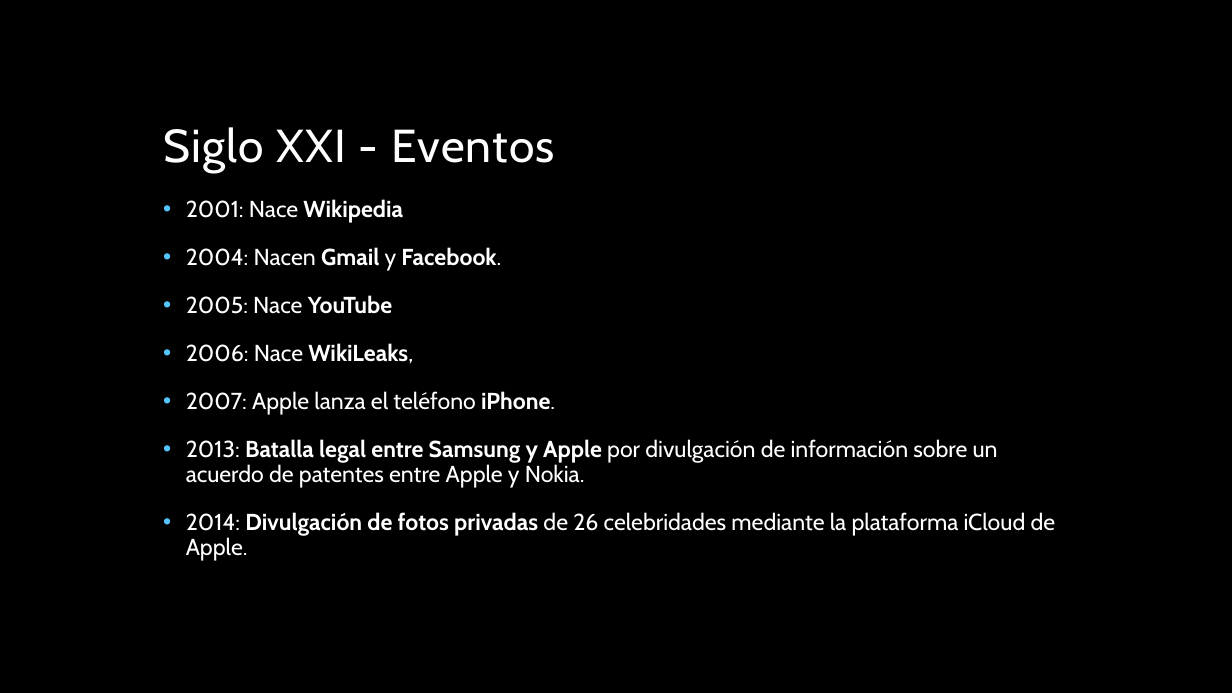
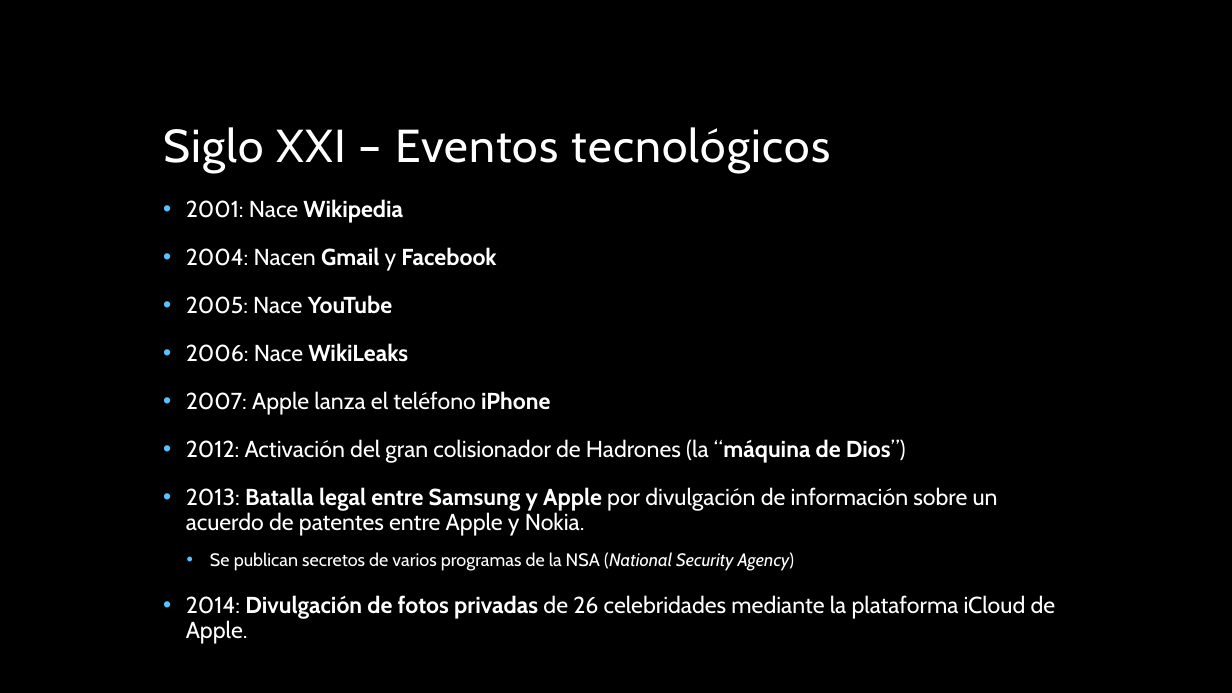
Before and after one commit to miparnisari/implantaciondesistemas, a slide deck: slide 6 of Presentacion/Fuga de Información en los Siglos XIX y.pptx. Drawn at 1232x693 pixels with LibreOffice and Linux fonts; fonts in the diff are those of the drawing; background and template pictures are left out. Boxes give left, top, right and bottom in pixels: in the first picture for what was removed or moved away, otherwise in the second. Text is boxed around its words. In the diff, an @@ line names an element or a change of style, - is before the commit and + after.

```diff
--- a/Presentacion/Fuga de Información en los Siglos XIX y.pptx
+++ b/Presentacion/Fuga de Información en los Siglos XIX y.pptx
@@ title at (x1=163, y1=127, x2=831, y2=173): text changed @@
-Siglo XXI - Eventos
+Siglo XXI – Eventos tecnológicos
@@ text at (x1=186, y1=247, x2=496, y2=271): text changed @@
-• 2004: Nacen Gmail y Facebook.
+• 2004: Nacen Gmail y Facebook
@@ text at (x1=186, y1=343, x2=906, y2=463): text changed @@
-• 2006: Nace WikiLeaks,
-• 2007: Apple lanza el teléfono iPhone.
+• 2006: Nace WikiLeaks
+• 2007: Apple lanza el teléfono iPhone
+• 2012: Activación del gran colisionador de Hadrones (la “máquina de Dios”)
@@ text at (x1=210, y1=552, x2=795, y2=571): paragraph added @@
+  • Se publican secretos de varios programas de la NSA (National Security Agency)
```
Also in this commit, not shown: 4 other slides changed, 1 slide added, 1 other file.
